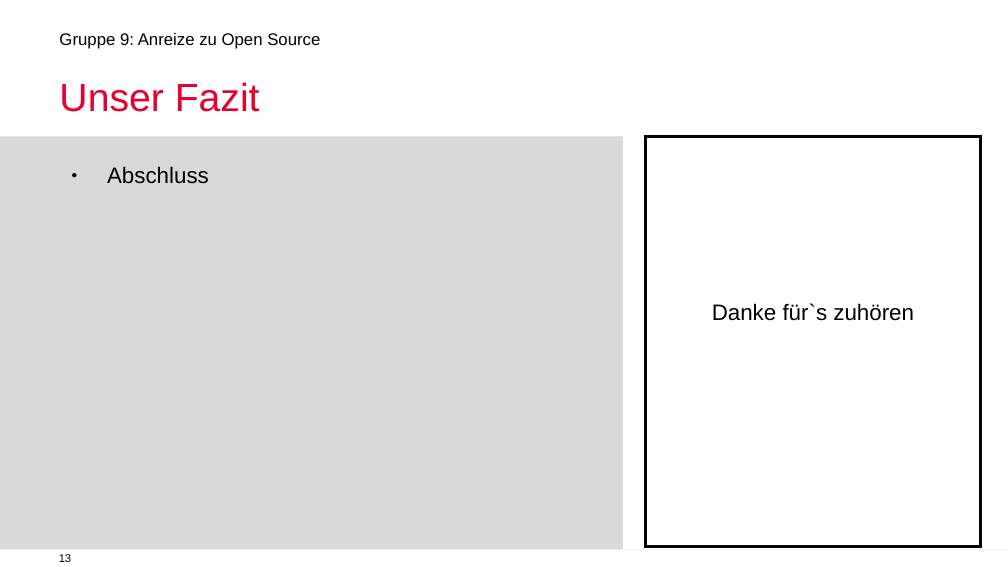
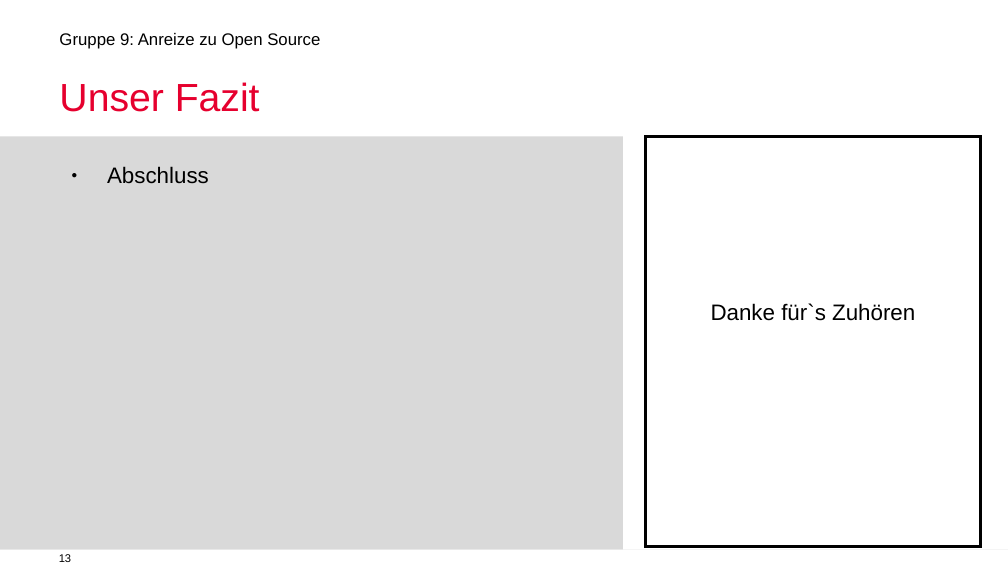
Before and after one commit to mauriziopiu/anreize_zu_open_source, a slide deck: slide 13 of OSS_Prasentation_open.odp. Drawn at 1008x567 pixels with LibreOffice and Linux fonts; fonts in the diff are those of the drawing; background and template pictures are left out. Boxes give left, top, right and bottom in pixels: in the first picture for what was removed or moved away, otherwise in the second. Text is boxed around its words. In the diff, an @@ line names an element or a change of style, - is before the commit and + after.

```diff
--- a/OSS_Prasentation_open.odp
+++ b/OSS_Prasentation_open.odp
@@ text in rectangle at bbox=[711, 303, 915, 321]: text changed @@
-Danke für`s zuhören
+Danke für`s Zuhören
```
Also in this commit, not shown: 2 other slides changed.
